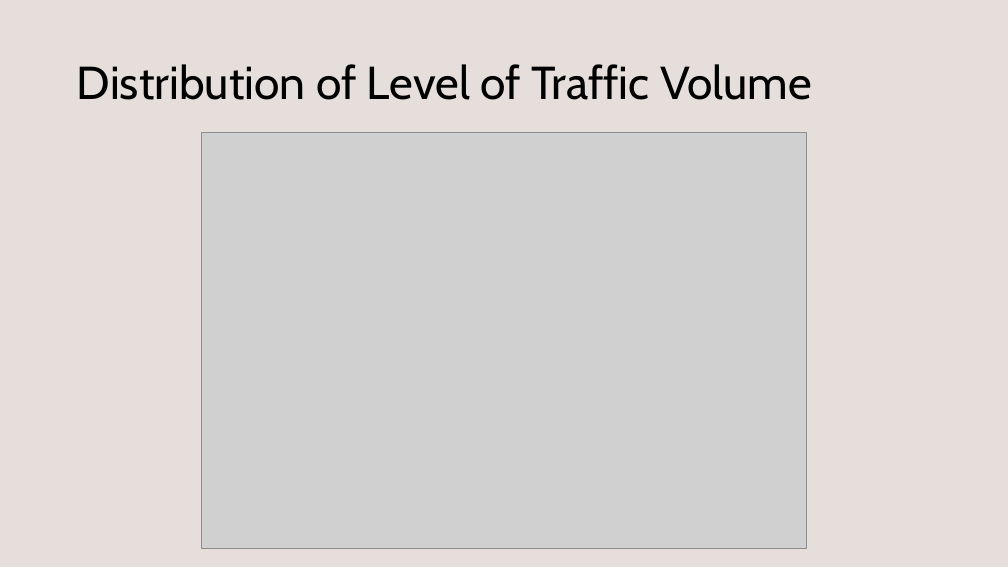
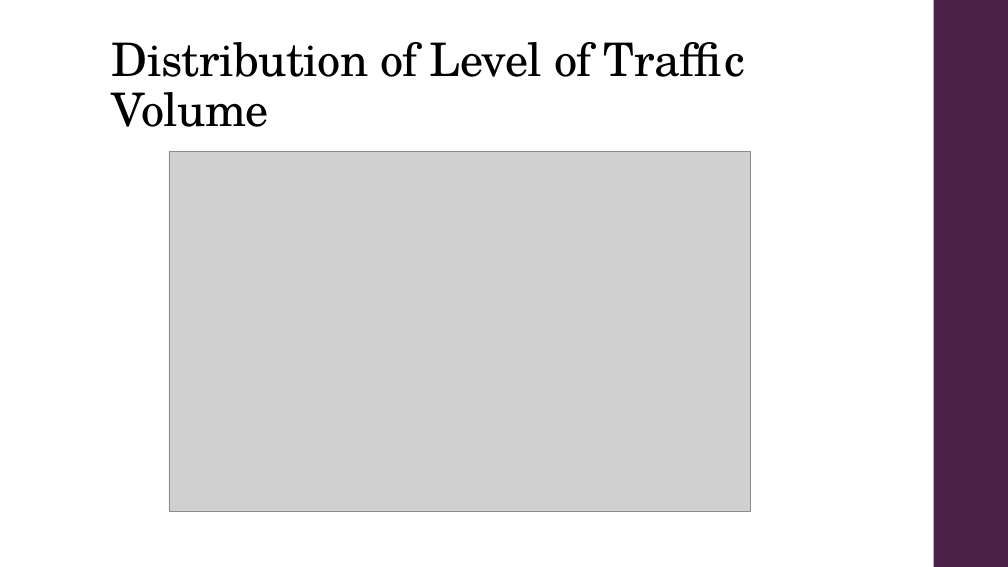
Before and after one commit to droy117/GT_Assignment_PPT_Ex, a slide deck: slide 10 of Debak/Data_Analysis_Report_Report.pptx (slide 11 before the commit). Drawn at 1008x567 pixels with LibreOffice and Linux fonts; fonts in the diff are those of the drawing; grey boxes stand for pictures. Boxes give left, top, right and bottom in pixels: in the first picture for what was removed or moved away, otherwise in the second. Text is boxed around its words. In the diff, an @@ line names an element or a change of style, - is before the commit and + after.

```diff
--- a/Debak/Data_Analysis_Report_Report.pptx
+++ b/Debak/Data_Analysis_Report_Report.pptx
@@ background #E5DEDB to #FFFFFF @@
@@ rectangle added at bbox=[934, 0, 1008, 567], fill #4A2249 @@
@@ title "Distribution of Level of Traffic ...": place and size @@
-title "Distribution of Level of Traffic ..." at bbox=[77, 64, 812, 100]
+title "Distribution of Level of Traffic ..." at bbox=[112, 42, 745, 127]
@@ title "Distribution of Level of Traffic ..." at bbox=[112, 42, 745, 127]: font Cabin to TeX Gyre Schola, letter spacing 0 to -0.5 pt; vertical alignment middle to bottom @@
@@ picture: place and size @@
-picture at bbox=[202, 132, 807, 548]
+picture at bbox=[169, 151, 751, 511]
```
Also in this commit, not shown: 12 other slides changed, 1 slide removed, 2 other files.
